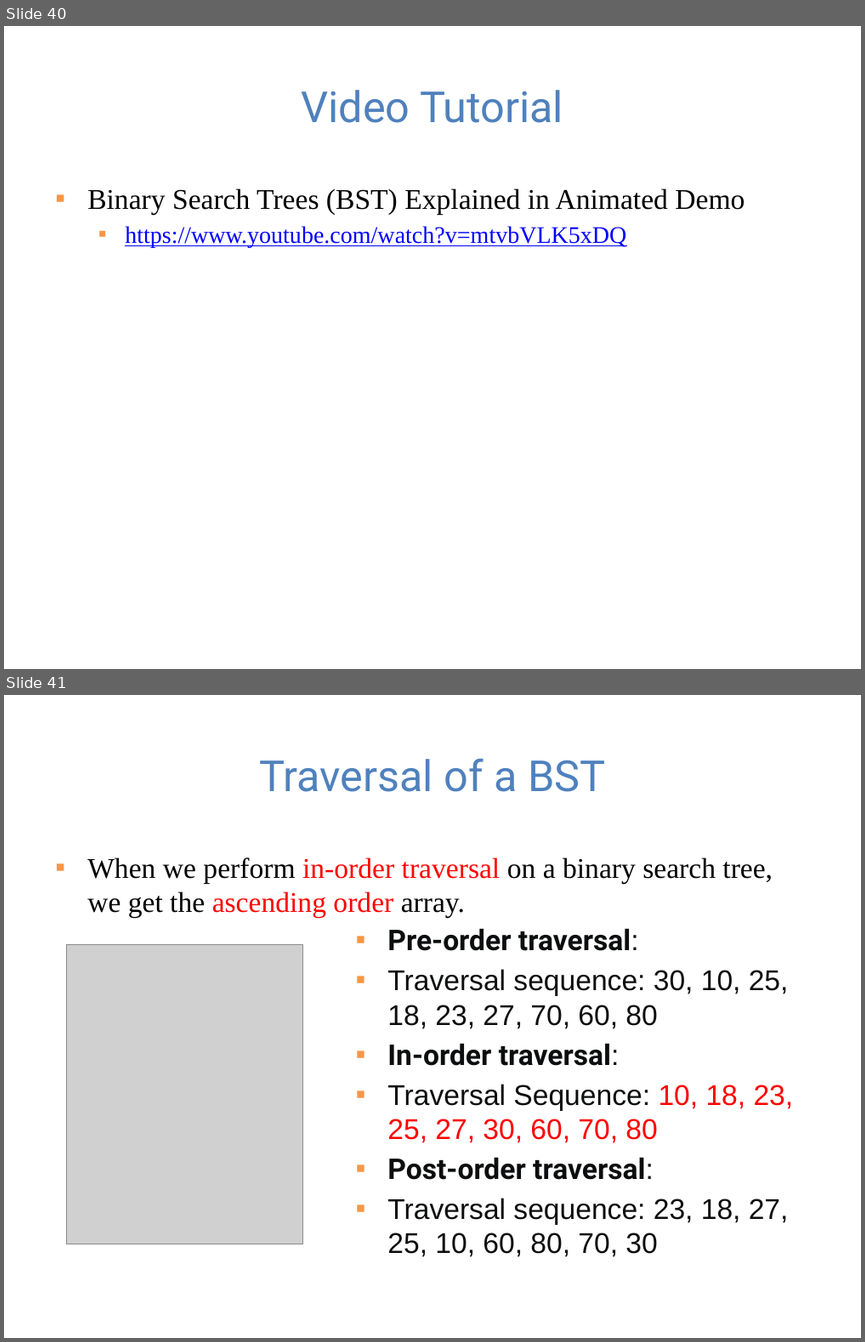
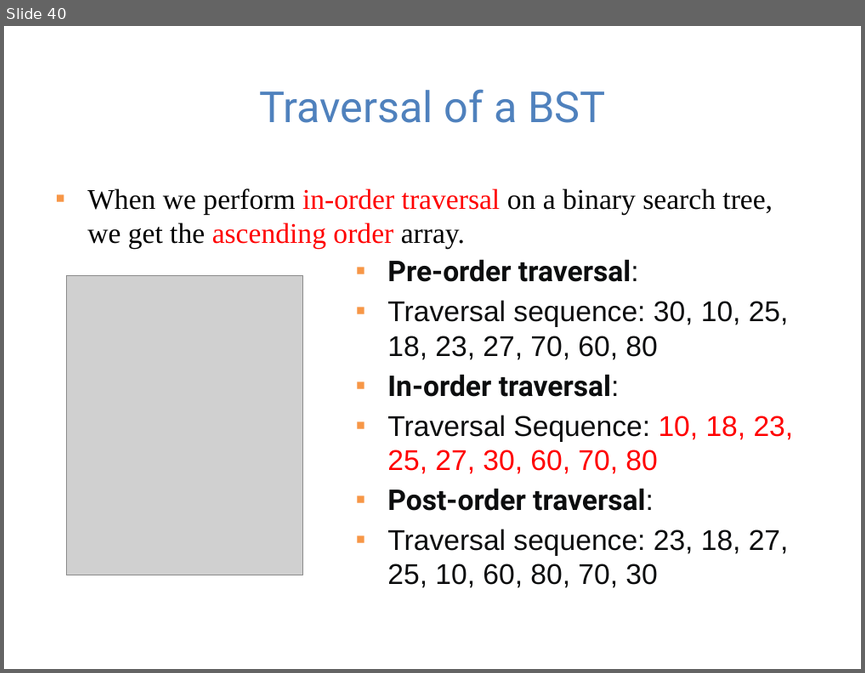
Before and after one commit to guhofstra/CSC111Fa25, a slide deck: PPTs/Lecture 8-binary search tree and trie.pptx. Shown one above the other, each under a label of ours: slides 40 and 41 before the commit, slide 40 after it. The pictures are 865x1342 and 865x673 pixels, drawn with LibreOffice and Linux fonts; fonts in the diff are those of the drawing; grey boxes stand for pictures. Boxes give left, top, right and bottom in pixels: in the first picture for what was removed or moved away, otherwise in the second. Text is boxed around its words. In the diff, an @@ line names an element or a change of style, - is before the commit and + after.

```diff
--- a/PPTs/Lecture 8-binary search tree and trie.pptx
+++ b/PPTs/Lecture 8-binary search tree and trie.pptx
@@ slide 40 removed at (4, 26, 861, 669), background #FFFFFF @@
@@ title removed at (301, 90, 563, 123) @@
-Video Tutorial
@@ text removed at (87, 188, 744, 247) @@
-▪ Binary Search Trees (BST) Explained in Animated Demo
-  ▪ https://www.youtube.com/watch?v=mtvbVLK5xDQ
@@ what was slide 41 is now slide 40 @@
```
Also in this commit, not shown: 1 slide changed, 1 other file.
